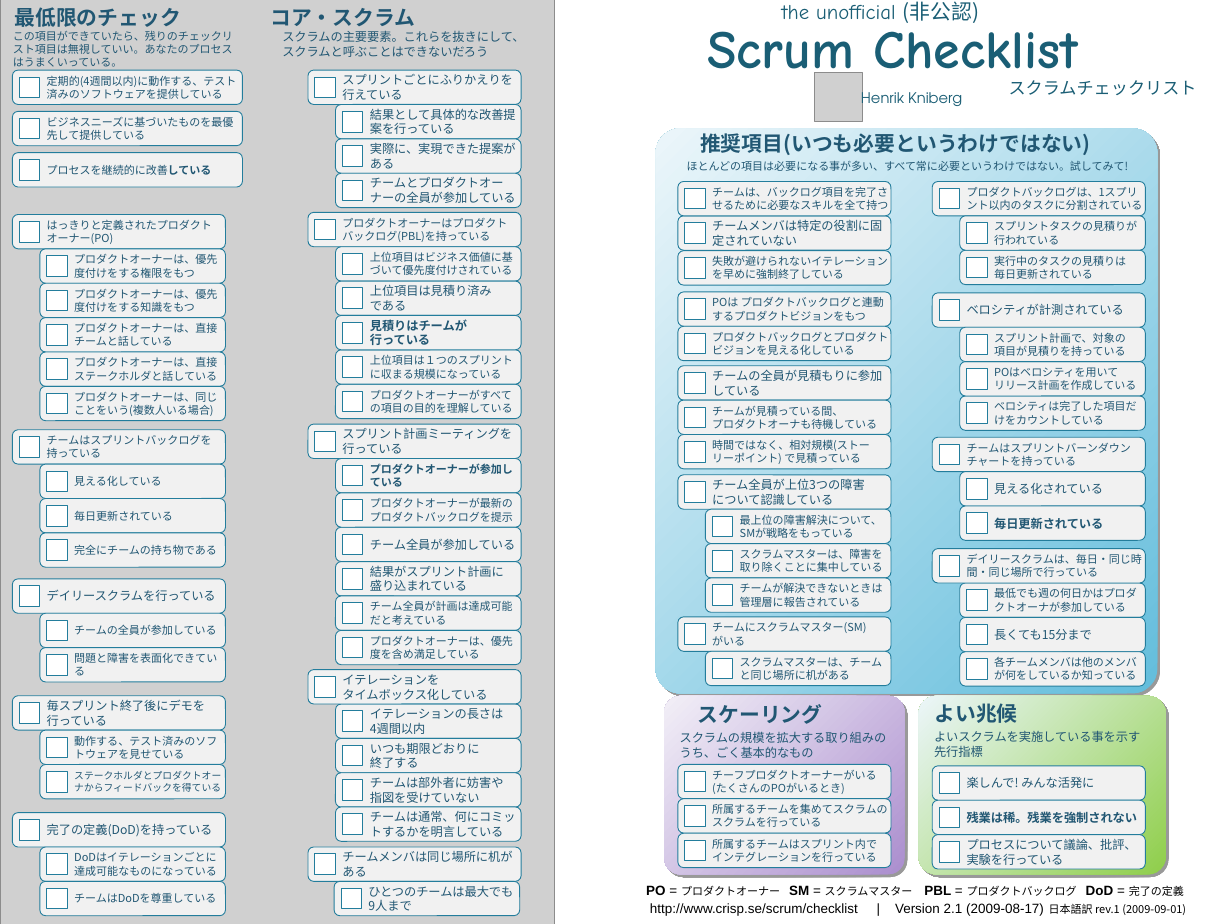
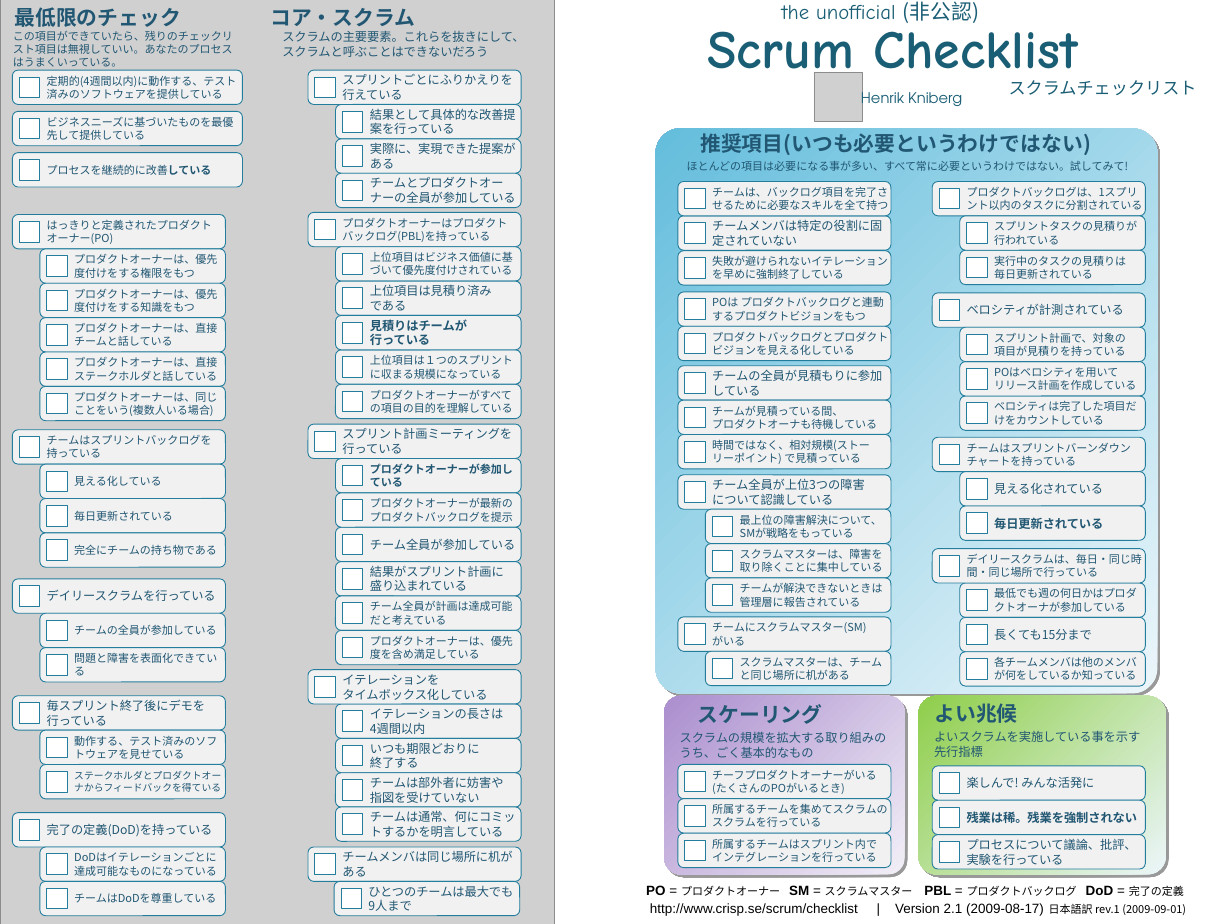
Before and after one commit to kawaguti/Scrum-Checklist-Japanese, a slide deck: slide 1 of Scrum-checklist-ja.ppt. Drawn at 1232x924 pixels with LibreOffice and Linux fonts; fonts in the diff are those of the drawing; grey boxes stand for pictures. Boxes give left, top, right and bottom in pixels: in the first picture for what was removed or moved away, otherwise in the second. Text is boxed around its words. In the diff, an @@ line names an element or a change of style, - is before the commit and + after.

```diff
--- a/Scrum-checklist-ja.ppt
+++ b/Scrum-checklist-ja.ppt
@@ freeform shape at [656, 128, 1157, 693]: fill gradient #63BDDC to #ECF6FA to gradient #ECF6FA to #63BDDC @@
@@ rounded rectangle at [664, 696, 905, 875]: fill gradient #AB8ECE to #F2EFF7 to gradient #F2EFF7 to #AB8ECE @@
@@ rounded rectangle at [919, 696, 1166, 875]: fill gradient #8FCE4A to #ECF6FA to gradient #ECF6FA to #8FCE4A @@
```
Also in this commit, not shown: 1 other file.
